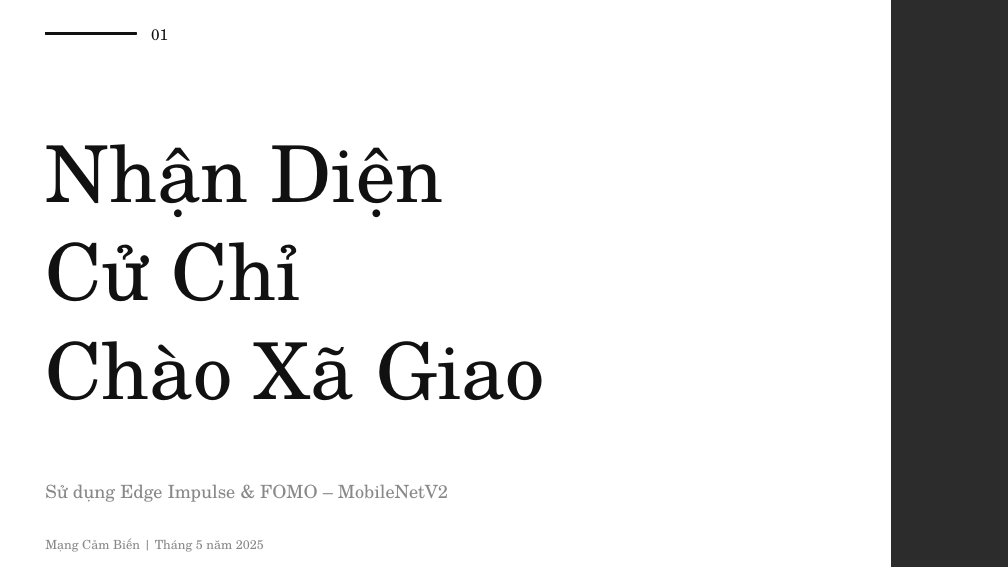
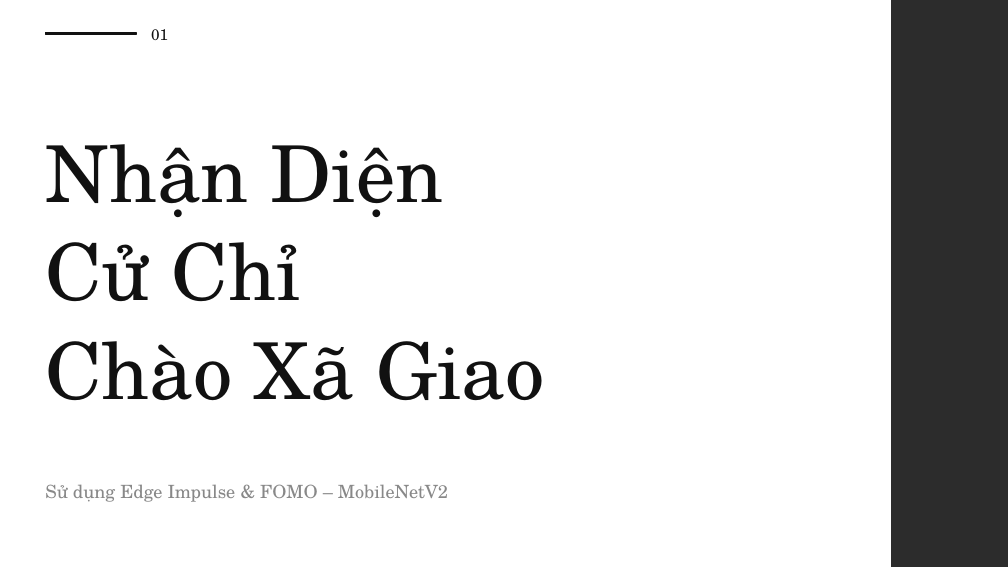
Before and after one commit to zrad224/mangcambien-cuoiky-N23DCCI018, a slide deck: slide 1 of docs/PhamAnDung_slide_cuoiky.pptx. Drawn at 1008x567 pixels with LibreOffice and Linux fonts; fonts in the diff are those of the drawing. Boxes give left, top, right and bottom in pixels: in the first picture for what was removed or moved away, otherwise in the second. Text is boxed around its words. In the diff, an @@ line names an element or a change of style, - is before the commit and + after.

```diff
--- a/docs/PhamAnDung_slide_cuoiky.pptx
+++ b/docs/PhamAnDung_slide_cuoiky.pptx
@@ text removed at box(45, 538, 264, 552) @@
-Mạng Cảm Biến | Tháng 5 năm 2025
```
Also in this commit, not shown: 10 other slides changed.
